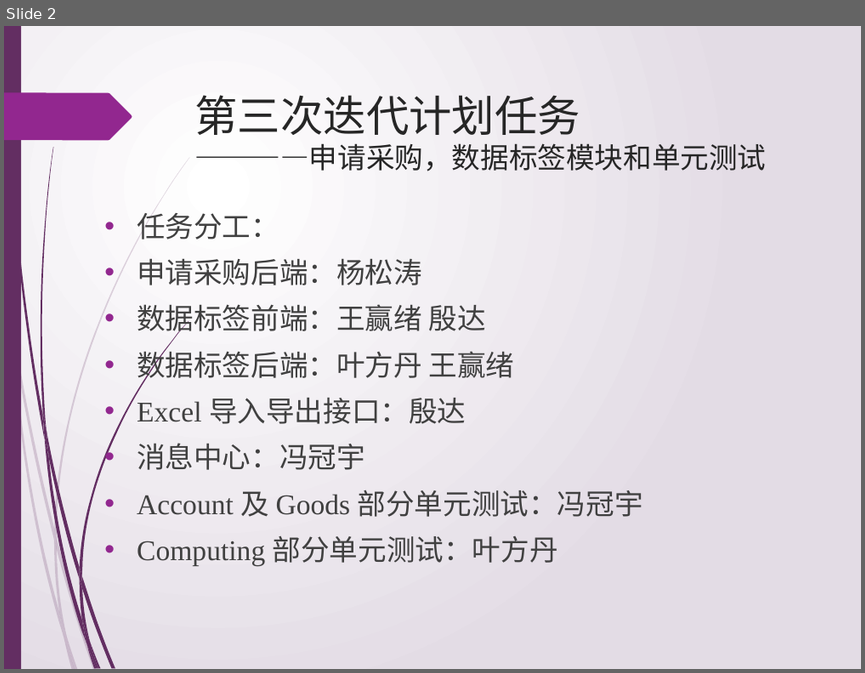
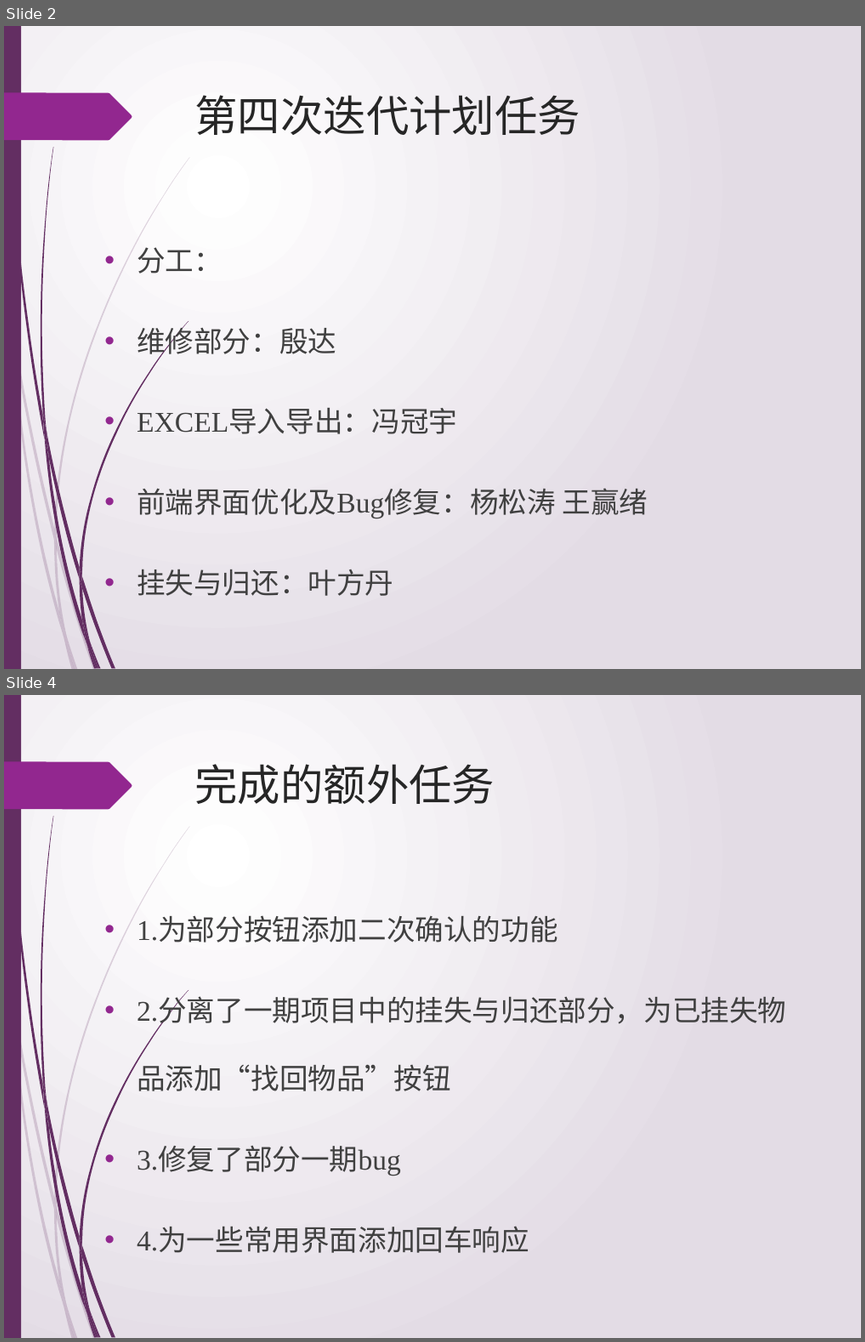
Before and after one commit to jiguanglizipao/LSMS, a slide deck: ppt_of_sprint/sprint3.pptx. Shown one above the other, each under a label of ours: slide 2 before the commit, slides 2 and 4 after it; the slides between them are not shown. The pictures are 865x673 and 865x1342 pixels, drawn with LibreOffice and Linux fonts; fonts in the diff are those of the drawing. Boxes give left, top, right and bottom in pixels: in the first picture for what was removed or moved away, otherwise in the second. Text is boxed around its words. In the diff, an @@ line names an element or a change of style, - is before the commit and + after.

```diff
--- a/ppt_of_sprint/sprint3.pptx
+++ b/ppt_of_sprint/sprint3.pptx
@@ slide 4 added at [4,695,861,1338], background gradient #FFFFFF to #E4DDE6; not listed: 24 template elements that a slide beside it also shows @@
@@ title added at [194,764,494,804], 36 pt, text #262626 @@
+完成的额外任务
@@ text added at [137,918,786,1253], 24 pt, text #404040 @@
+• 1.为部分按钮添加二次确认的功能
+• 2.分离了一期项目中的挂失与归还部分，为已挂失物品添加“找回物品”按钮
+• 3.修复了部分一期bug
+• 4.为一些常用界面添加回车响应
@@ slide 2 changed as well @@
@@ title at [194,95,580,135]: text changed; size 24 to 36 pt @@
-第三次迭代计划任务
-————申请采购，数据标签模块和单元测试
+第四次迭代计划任务
@@ text at [137,247,647,596]: text changed @@
-• 任务分工：
-• 申请采购后端：杨松涛
-• 数据标签前端：王赢绪 殷达
-• 数据标签后端：叶方丹 王赢绪
-• Excel 导入导出接口：殷达
-• 消息中心：冯冠宇
-• Account 及 Goods 部分单元测试：冯冠宇
-• Computing 部分单元测试：叶方丹
+• 分工：
+• 维修部分：殷达
+• EXCEL导入导出：冯冠宇
+• 前端界面优化及Bug修复：杨松涛 王赢绪
+• 挂失与归还：叶方丹
```
Also in this commit, not shown: 2 other slides changed, 1 slide removed, 3 other files.
